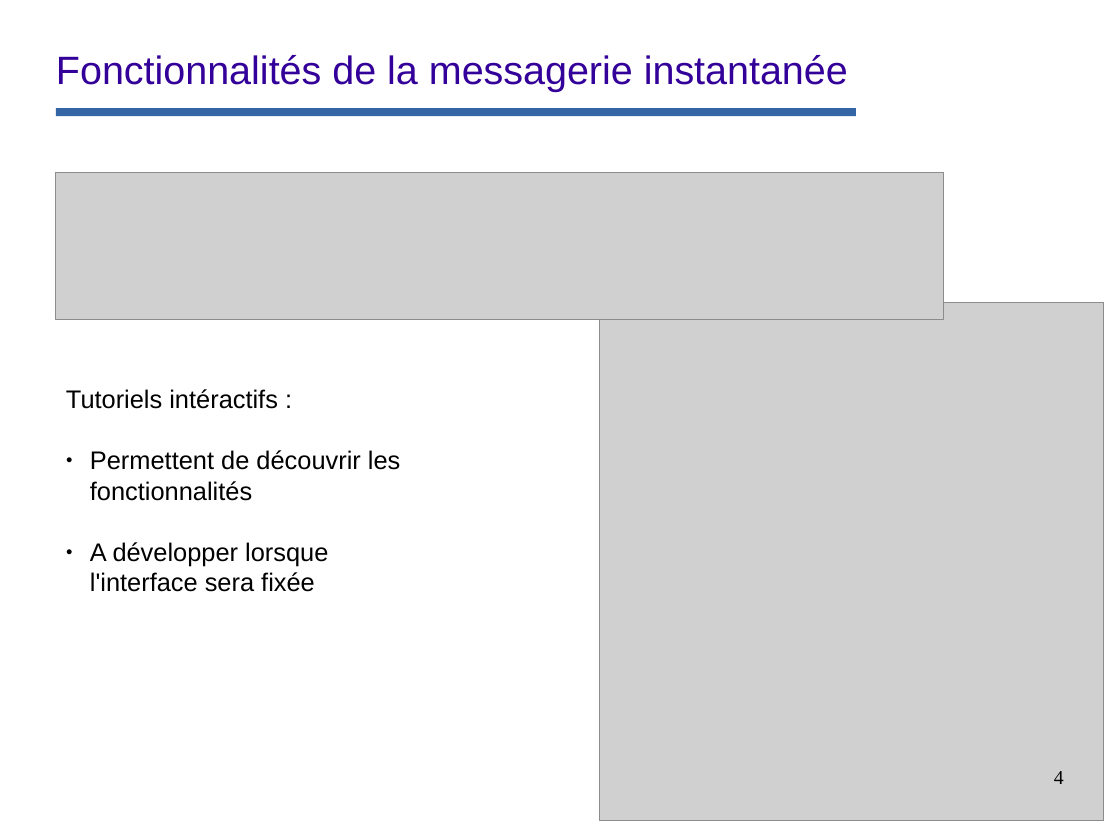
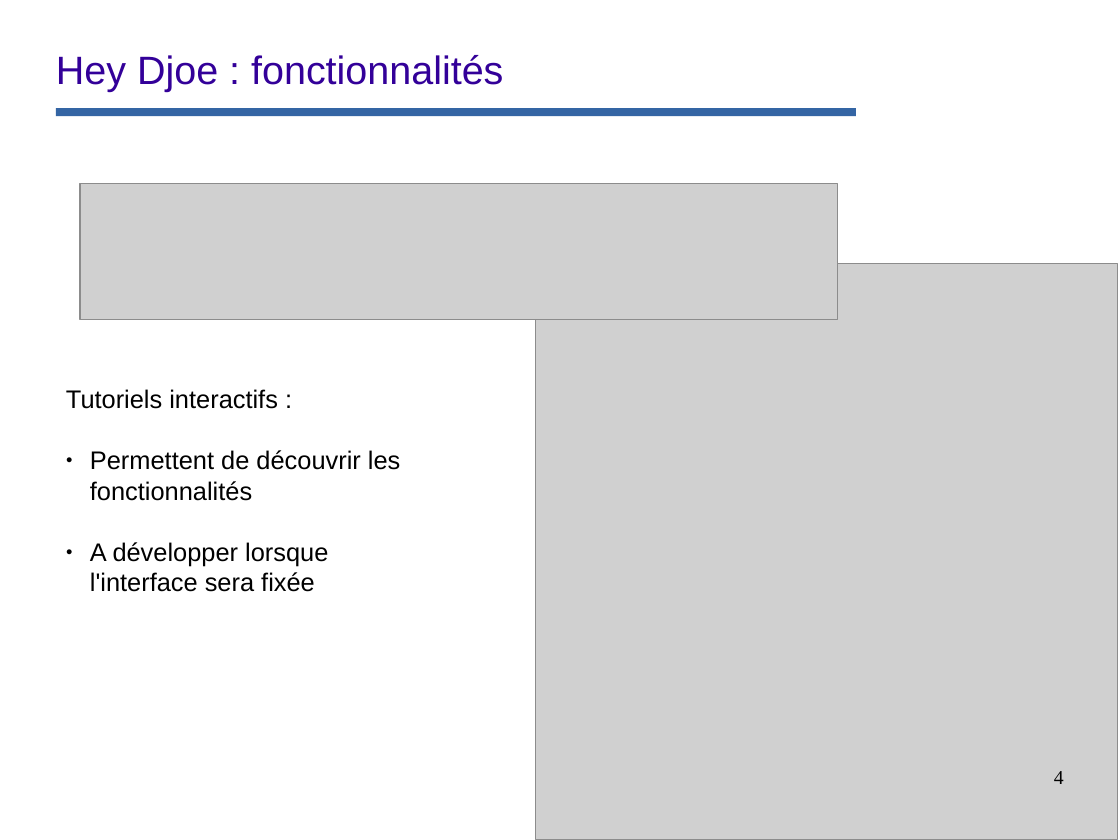
Before and after one commit to remipassmoilesel/heydjoe, a slide deck: slide 4 of opt/documentation/diapo-functionalities.odp. Drawn at 1120x840 pixels with LibreOffice and Linux fonts; fonts in the diff are those of the drawing; grey boxes stand for pictures; background and template pictures are left out. Boxes give left, top, right and bottom in pixels: in the first picture for what was removed or moved away, otherwise in the second. Text is boxed around its words. In the diff, an @@ line names an element or a change of style, - is before the commit and + after.

```diff
--- a/opt/documentation/diapo-functionalities.odp
+++ b/opt/documentation/diapo-functionalities.odp
@@ title at [56,55,503,92]: text changed @@
-Fonctionnalités de la messagerie instantanée
+Hey Djoe : fonctionnalités
@@ picture: place and size @@
-picture at [601,303,1105,820]
+picture at [80,184,838,320]
@@ picture: place and size @@
-picture at [56,173,944,320]
+picture at [537,264,1118,839]
@@ text at [66,389,278,409]: text changed @@
-Tutoriels intéractifs :
+Tutoriels interactifs :
```
Also in this commit, not shown: 5 other slides changed, 15 slides added, 11 slides removed, 15 other files.
